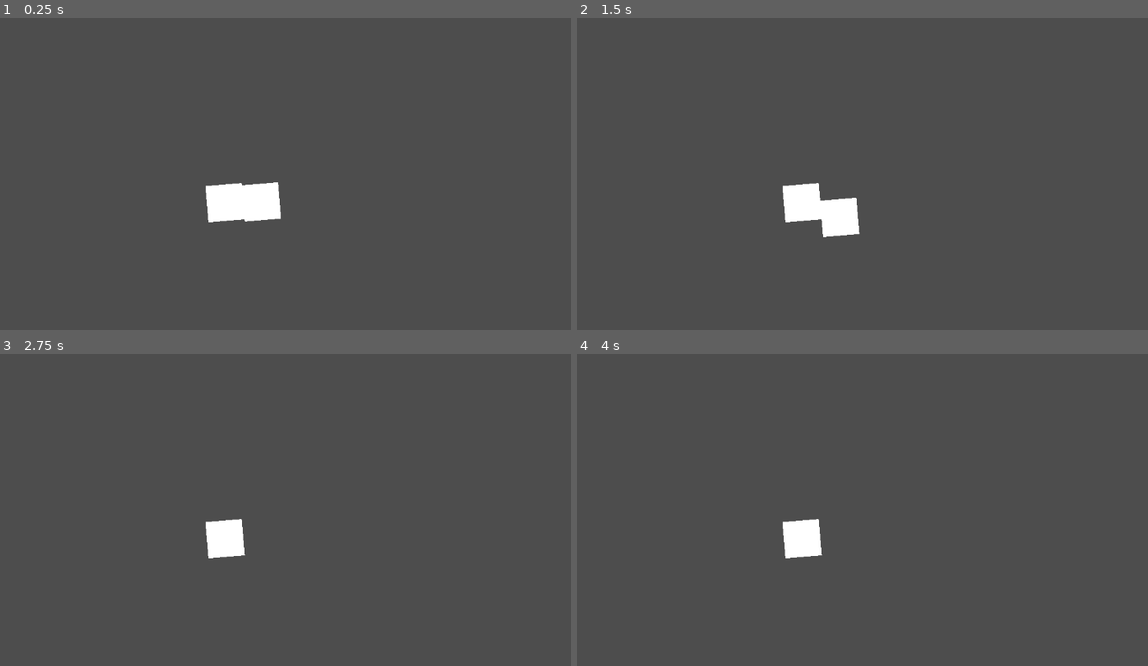
Above: before the commit, frames 1-4 (two rows, left to right).
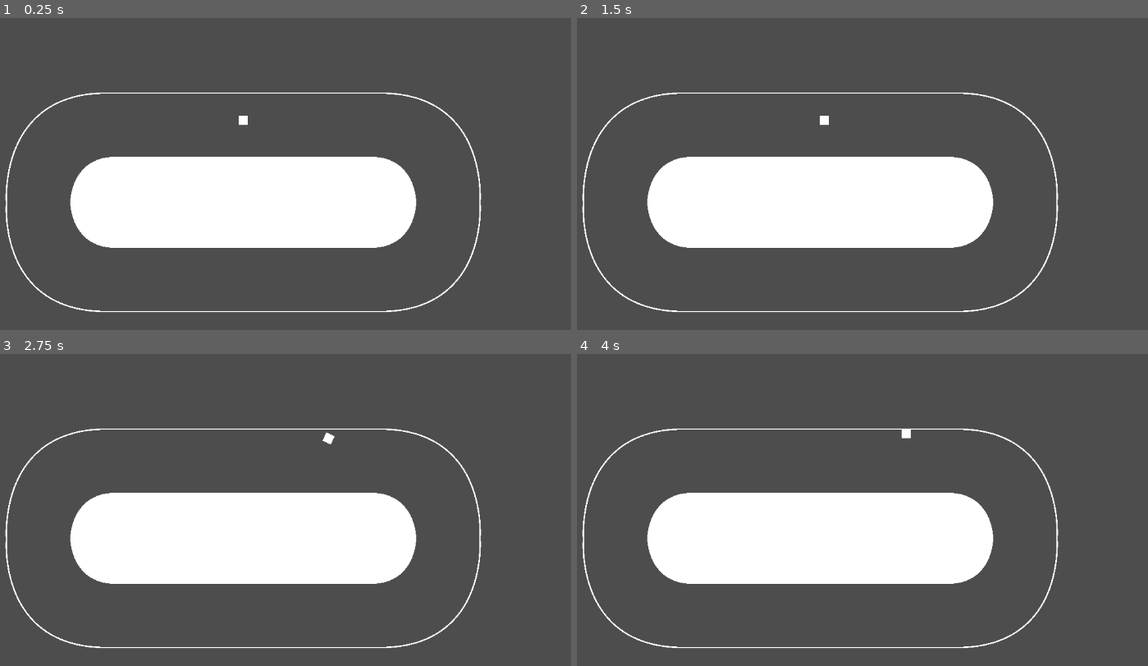
Above: after the commit, the same moments.

Repository: ChrisCee2/20gc4indy500
Game: Godot game, scene res://stages/stage_1.tscn
The game is run twice, just before and just after one commit, with the same random seed, the same clock (stepped at 60 frames per second) and the same inputs. Before the commit the project starts from res://multiplayer.tscn.
Inputs:
- Up to frame 1 (0.25 s): no input
- Up to frame 2 (1.5 s): tap Enter at 0.5 s; hold D (right) 0.53-1.28 s; tap Space at 1.25 s; hold S (down) from 1.28 s (still down)
- Up to frame 3 (2.75 s): release S (down) at 2.03 s; hold D (right) from 2.03 s (still down)
- Up to frame 4 (4 s): release D (right) at 2.78 s; hold W (up) 2.78-3.53 s; tap Enter at 3.5 s; hold A (left) from 3.53 s (still down)

The runs differ from the first frame. In frame 1, 16% of the frame differs, in the area x 0-85%, y 23-95%; in frame 2, 16%; in frame 3, 17%; in frame 4, 17%.

Commit message:
GC4-3: Created basic track

Diff:
--- /dev/null
+++ b/border.gd
@@ -0,0 +1,17 @@
+class_name Border extends StaticBody2D
+
+@export var collision_polygon: CollisionPolygon2D
+@export var path: Path2D
+
+@export_group("Visuals")
+@export var line: Line2D
+@export var polygon: Polygon2D
+
+
+func _ready() -> void:
+	var path_points: PackedVector2Array = path.curve.get_baked_points()
+	collision_polygon.polygon = path_points
+	if line:
+		line.points = path_points
+	if polygon:
+		polygon.polygon = path_points
--- /dev/null
+++ b/border.tscn
@@ -0,0 +1,6 @@
+[gd_scene load_steps=2 format=3 uid="uid://dvx6q6jrrb2hb"]
+
+[ext_resource type="Script" uid="uid://dl48kui7xlc56" path="res://border.gd" id="1_ujjr2"]
+
+[node name="Border" type="StaticBody2D"]
+script = ExtResource("1_ujjr2")
--- a/project.godot
+++ b/project.godot
@@ -11,7 +11,7 @@
 [application]
 
 config/name="20gc4indy500"
-run/main_scene="uid://cygvd08neps6x"
+run/main_scene="uid://exnt8cbqpt5a"
 config/features=PackedStringArray("4.4", "Forward Plus")
 config/icon="res://icon.svg"
 
--- /dev/null
+++ b/stages/stage_1.tscn
@@ -0,0 +1,16 @@
+[gd_scene load_steps=3 format=3 uid="uid://exnt8cbqpt5a"]
+
+[ext_resource type="PackedScene" uid="uid://dg08mn46hx5f0" path="res://tracks/track_1.tscn" id="1_p6prp"]
+[ext_resource type="PackedScene" uid="uid://c7w7th8hmqmmy" path="res://player.tscn" id="2_40wcd"]
+
+[node name="Stage1" type="Node2D"]
+
+[node name="Camera2D" type="Camera2D" parent="."]
+zoom = Vector2(0.25, 0.25)
+
+[node name="Track1" parent="." node_paths=PackedStringArray("players") instance=ExtResource("1_p6prp")]
+players = NodePath("../Players")
+
+[node name="Players" type="Node" parent="."]
+
+[node name="Player" parent="Players" instance=ExtResource("2_40wcd")]
--- /dev/null
+++ b/tracks/track.gd
@@ -0,0 +1,14 @@
+class_name Track extends Node
+
+@export var spawn: Node2D
+@export var spawn_offset: float = 64 # From top downwards
+@export var players: Node
+
+
+func _ready() -> void:
+	if players:
+		var current_spawn_offset: float = spawn_offset
+		for player in players.get_children():
+			player.global_position = spawn.global_position + (current_spawn_offset * Vector2.DOWN)
+			player.global_rotation = spawn.global_rotation
+			current_spawn_offset += spawn_offset
--- a/tracks/track_1.tscn
+++ b/tracks/track_1.tscn
@@ -1,24 +1,49 @@
-[gd_scene load_steps=3 format=3 uid="uid://dg08mn46hx5f0"]
+[gd_scene load_steps=5 format=3 uid="uid://dg08mn46hx5f0"]
+
+[ext_resource type="Script" uid="uid://18co37d0fg7c" path="res://tracks/track.gd" id="1_iwm28"]
+[ext_resource type="PackedScene" uid="uid://dvx6q6jrrb2hb" path="res://border.tscn" id="2_jhe20"]
+
+[sub_resource type="Curve2D" id="Curve2D_jhe20"]
+_data = {
+"points": PackedVector2Array(0, 0, 0, 0, -896, -320, 0, 0, 320, 0, 896, -320, 0, 0, 0, 0, 1216, 0, 320, 0, 0, 0, 896, 320, 0, 0, -320, 0, -896, 320, 0, 0, 0, 0, -1216, 0, -320, 0, 0, 0, -896, -320)
+}
+point_count = 7
 
 [sub_resource type="Curve2D" id="Curve2D_c2oby"]
 _data = {
-"points": PackedVector2Array(0, 0, 0, 0, -640, -256, 0, 0, 256, 0, 640, -256, 0, 0, 0, 0, 896, 0, 256, 0, 0, 0, 640, 256, 0, 0, -256, 0, -640, 256, 0, 0, 0, 0, -896, 0, -256, 0, 0, 0, -640, -256)
+"points": PackedVector2Array(0, 0, 0, 0, -960, -768, 0, 0, 768, 0, 960, -768, 0, 0, 0, 0, 1664, 0, 768, 0, 0, 0, 960, 768, 0, 0, -768, 0, -960, 768, 0, 0, 0, 0, -1664, 8, -768, 0, 0, 0, -960, -768)
 }
 point_count = 7
 
-[sub_resource type="CanvasTexture" id="CanvasTexture_c2oby"]
+[node name="Track1" type="Node" node_paths=PackedStringArray("spawn")]
+script = ExtResource("1_iwm28")
+spawn = NodePath("Spawn")
 
-[node name="Track1" type="Node2D"]
+[node name="InnerBorder" parent="." node_paths=PackedStringArray("collision_polygon", "path", "polygon") instance=ExtResource("2_jhe20")]
+collision_polygon = NodePath("CollisionPolygon2D")
+path = NodePath("Path2D")
+polygon = NodePath("Polygon2D")
 
-[node name="Path2D" type="Path2D" parent="."]
+[node name="CollisionPolygon2D" type="CollisionPolygon2D" parent="InnerBorder"]
+
+[node name="Path2D" type="Path2D" parent="InnerBorder"]
+curve = SubResource("Curve2D_jhe20")
+
+[node name="Polygon2D" type="Polygon2D" parent="InnerBorder"]
+
+[node name="OuterBorder" parent="." node_paths=PackedStringArray("collision_polygon", "path", "line") instance=ExtResource("2_jhe20")]
+collision_polygon = NodePath("CollisionPolygon2D")
+path = NodePath("Path2D")
+line = NodePath("Line2D")
+
+[node name="CollisionPolygon2D" type="CollisionPolygon2D" parent="OuterBorder"]
+build_mode = 1
+
+[node name="Path2D" type="Path2D" parent="OuterBorder"]
 curve = SubResource("Curve2D_c2oby")
 
-[node name="CollisionPolygon2D" type="CollisionPolygon2D" parent="Path2D"]
-build_mode = 1
+[node name="Line2D" type="Line2D" parent="OuterBorder"]
 
-[node name="PathFollow2D" type="PathFollow2D" parent="Path2D"]
-position = Vector2(-640, -256)
-
-[node name="Sprite2D" type="Sprite2D" parent="Path2D/PathFollow2D"]
-scale = Vector2(64, 64)
-texture = SubResource("CanvasTexture_c2oby")
+[node name="Spawn" type="Node2D" parent="."]
+position = Vector2(0, -640)
+rotation = -1.5708
Not shown, added: border.gd.uid
Not shown, added: tracks/track.gd.uid
